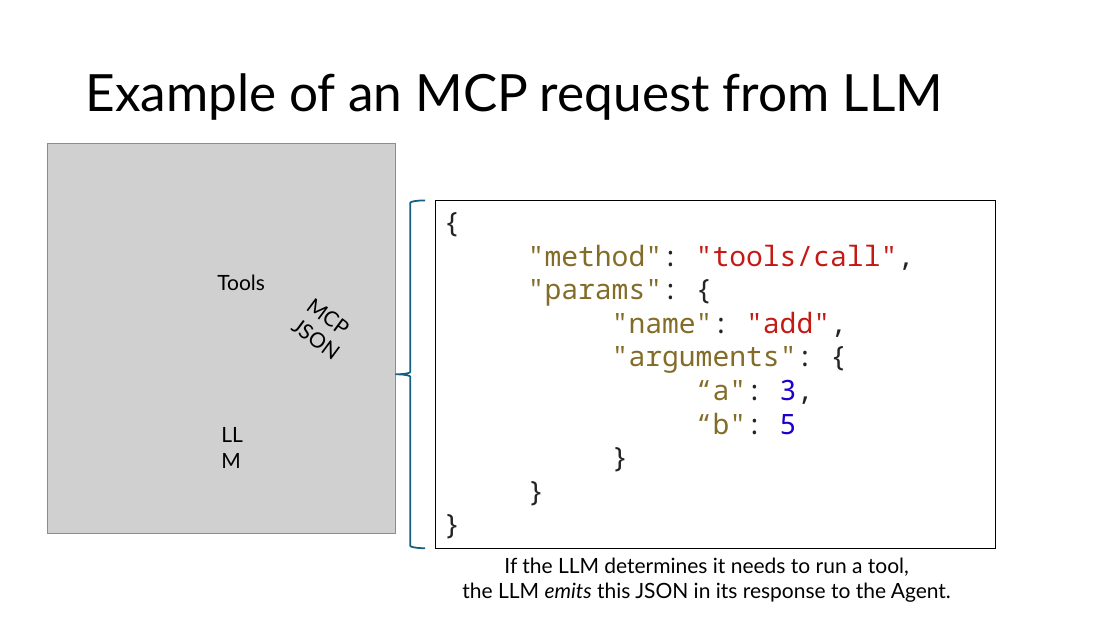
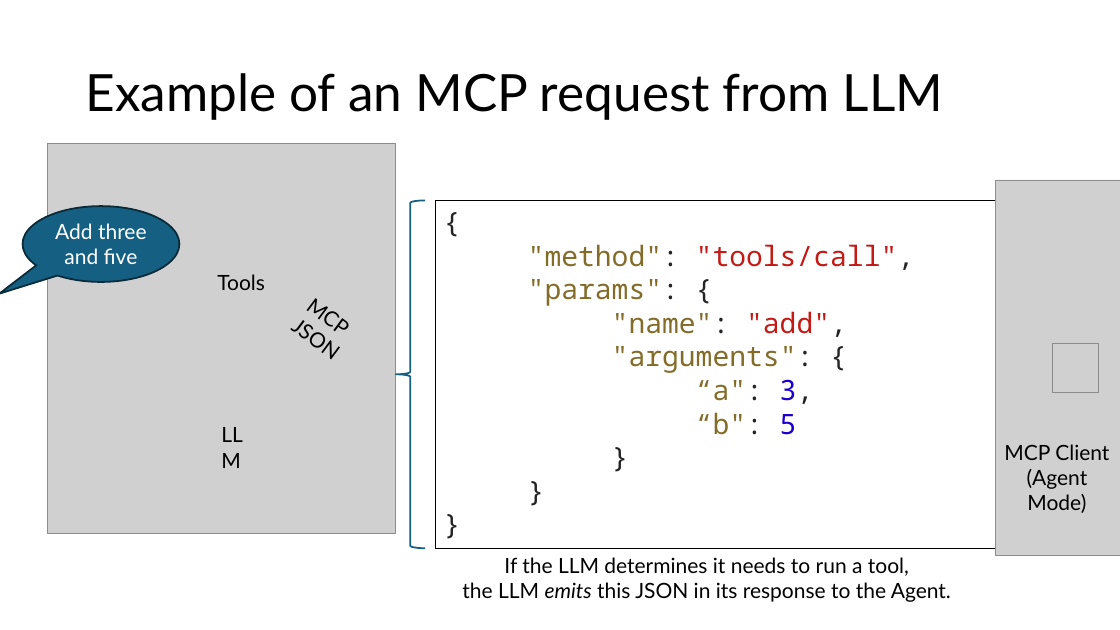
Before and after one commit to RHIT-CSSE/csse290-ai, a slide deck: slide 8 of ClassMaterials/Week9/MCP Servers.pptx. Drawn at 1120x630 pixels with LibreOffice and Linux fonts; fonts in the diff are those of the drawing; grey boxes stand for pictures. Boxes give left, top, right and bottom in pixels: in the first picture for what was removed or moved away, otherwise in the second. Text is boxed around its words. In the diff, an @@ line names an element or a change of style, - is before the commit and + after.

```diff
--- a/ClassMaterials/Week9/MCP Servers.pptx
+++ b/ClassMaterials/Week9/MCP Servers.pptx
@@ speech bubble added at [23,206,180,281], fill #156082, outline #092A39 1.5 pt, 18 pt, text #FFFFFF @@
+Add three and five
@@ picture added at [996,180,1120,555] @@
@@ picture added at [1053,344,1098,392] @@
@@ text added at [1004,444,1109,513], 18 pt, text #000000 @@
+MCP Client
+(Agent Mode)
```
Also in this commit, not shown: 4 other slides changed.
